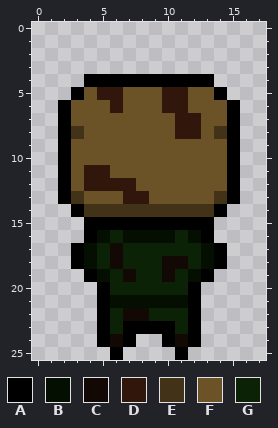
File history of a pixel-art sprite, project/assets/wip/player_soldier_idle_1.png. The picture above is the old version.
The file is 18x26 pixels. Colours within 5 levels of each other are drawn and written as one.
Palette (. is transparent): A #000000  B #040f02  C #130904  D #31170b  E #413218  F #6b5227  G #0c2207
Once edited:
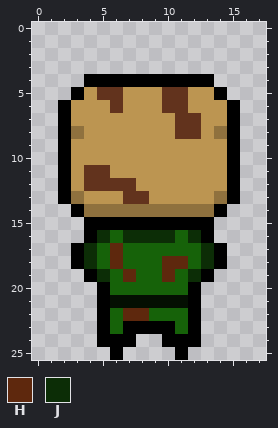
Colours new in this view: H #5e280d  J #0c2d06
The commit says: recolor all soldier anims
Change:
Colour D changes from #31170b to #62331d.
Colour E changes from #413218 to #8f713e.
Colour F changes from #6b5227 to #bc9551.
Colour G changes from #0c2207 to #166209.
Colour C gives way to colour A in row 24 at x 6 and 11.
Colour C gives way to colour H in row 17 at x 6; in row 18 at x 6 and 10 to 11; in row 19 at x 7 and 10; in row 22 at x 7 to 8.
Colour B gives way to colour J in row 16 at x 5, 7 to 10 and 12; in rows 17 to 18 at x 4 and 13; in row 19 at x 5 and 12.
